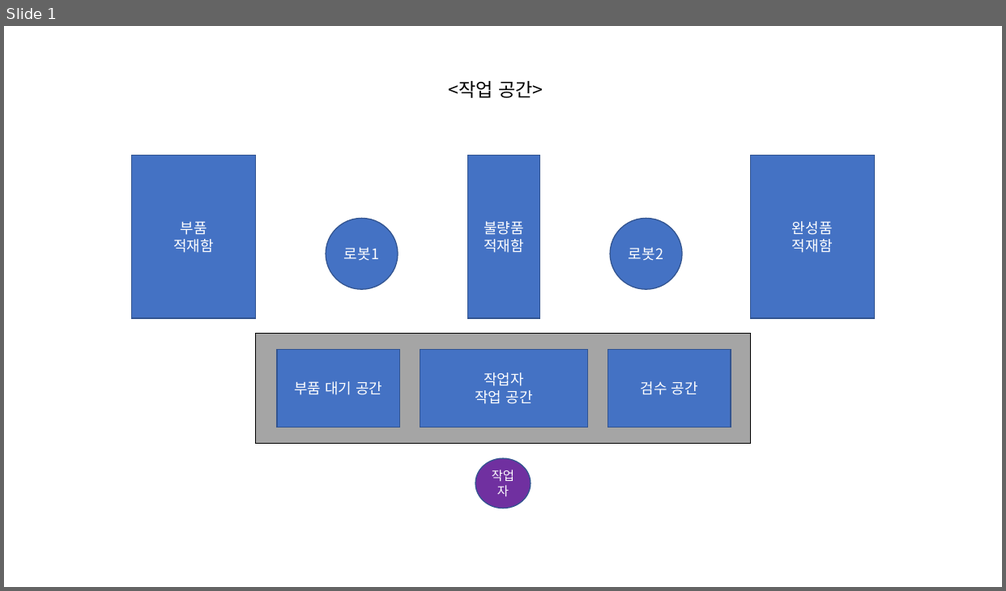
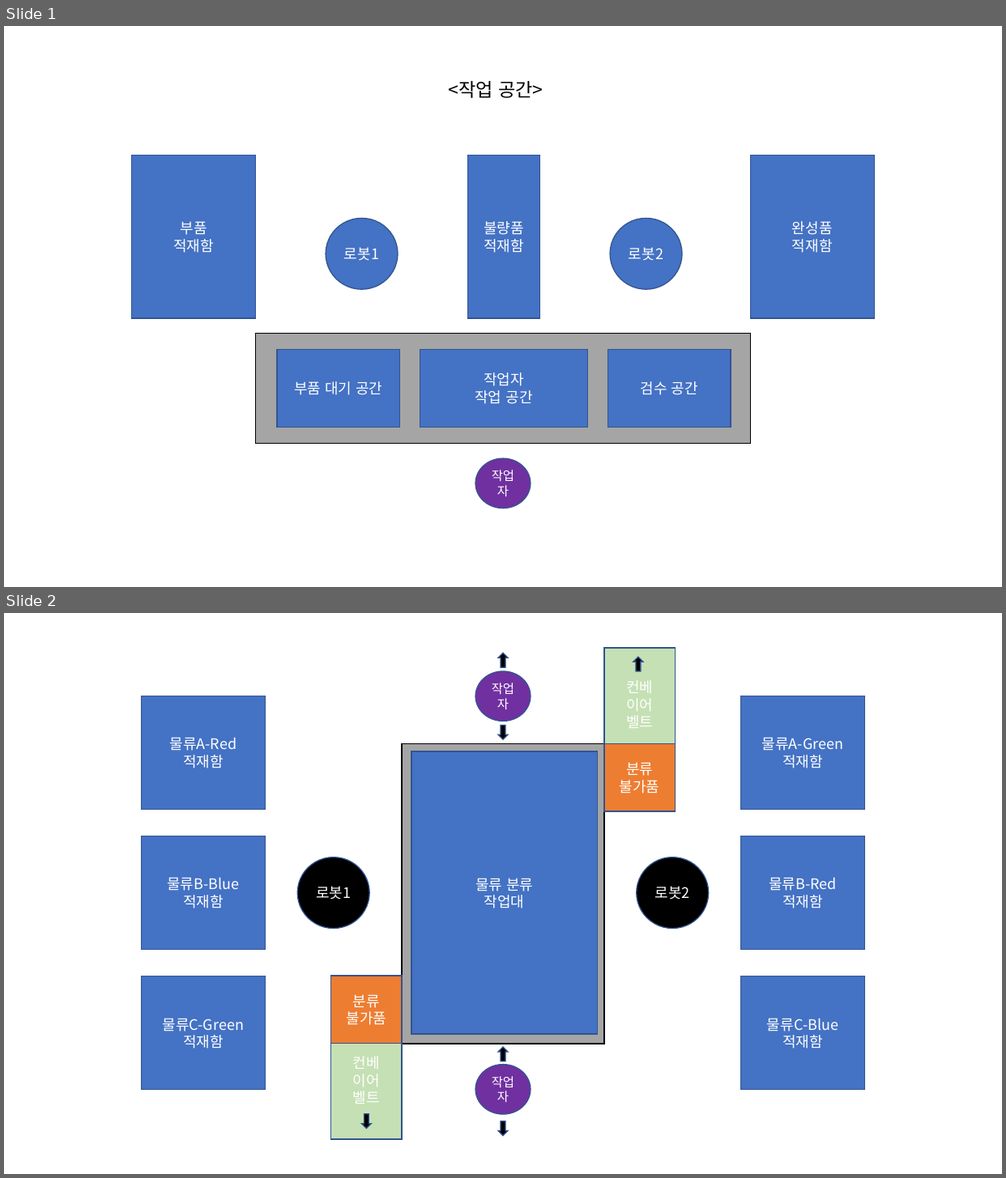
Before and after one commit to Centaucyan/Proj_Franka_panda_cobot_task_in_mujoco_simulator, a slide deck: documents/scenario_and_prd/work_space.pptx. Shown one above the other, each under a label of ours: slide 1 before the commit, slides 1 and 2 after it. The pictures are 1006x591 and 1006x1178 pixels, drawn with LibreOffice and Linux fonts; fonts in the diff are those of the drawing. Boxes give left, top, right and bottom in pixels: in the first picture for what was removed or moved away, otherwise in the second. Text is boxed around its words. In the diff, an @@ line names an element or a change of style, - is before the commit and + after.

```diff
--- a/documents/scenario_and_prd/work_space.pptx
+++ b/documents/scenario_and_prd/work_space.pptx
@@ slide 2 added at <box>4,613,1002,1174</box>, background #FFFFFF @@
@@ group added at <box>141,648,865,1139</box>: 12 rectangles, 6 down arrows, 4 ellipses @@
+물류 분류
+작업대
+로봇1
+로봇2
+물류A-Red
+적재함
+물류A-Green
+적재함
+물류B-Blue
+적재함
+물류B-Red
+적재함
+물류C-Green
+적재함
+물류C-Blue
+적재함
+작업자
+작업자
+분류
+불가품
+분류
+불가품
+컨베
+이어
+벨트
+컨베
+이어
+벨트
```
Also in this commit, not shown: 1 slide removed, 10 other files.
